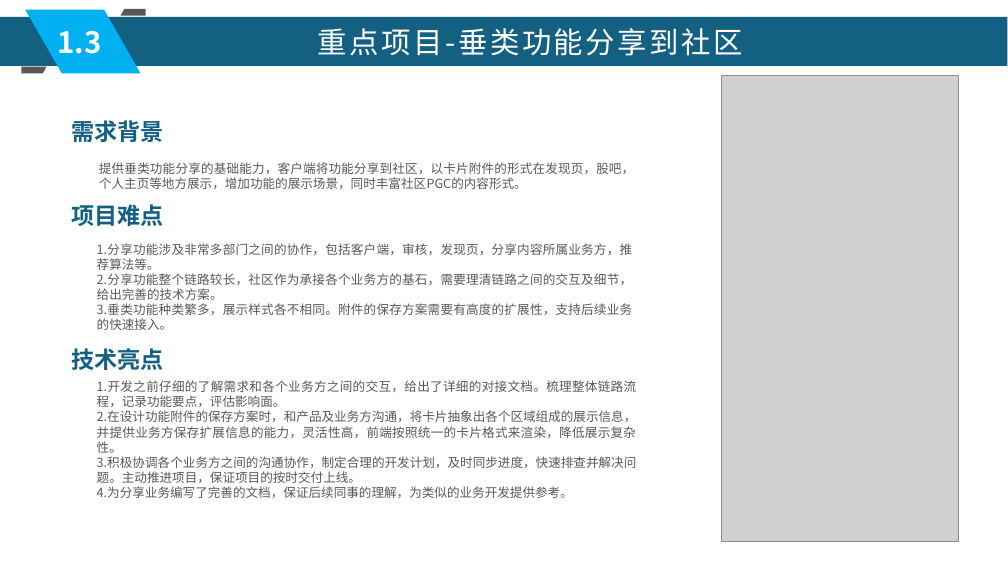
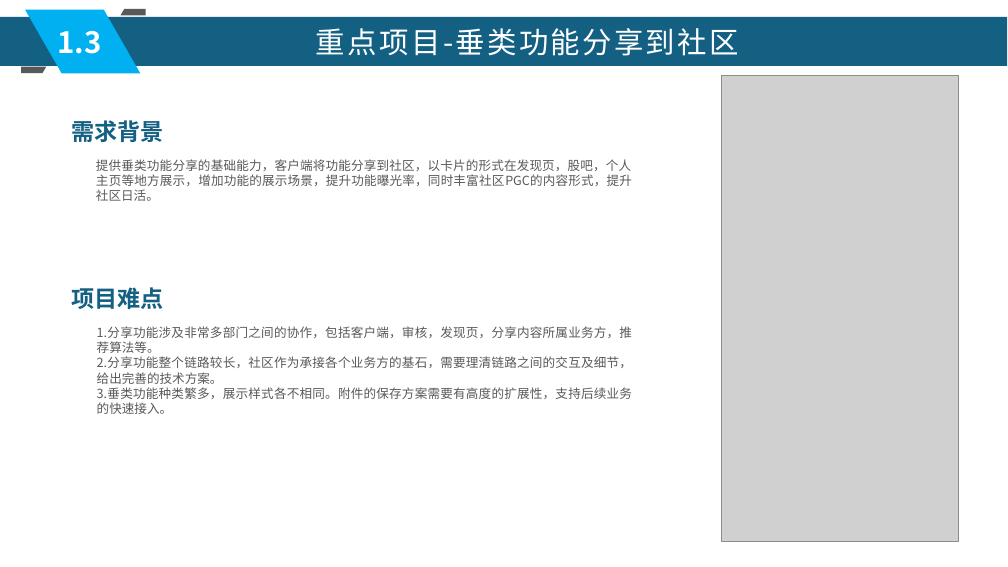
Before and after one commit to xljnc/husky-starter, a slide deck: slide 6 of doc/zzdb.pptx. Drawn at 1008x567 pixels with LibreOffice and Linux fonts; fonts in the diff are those of the drawing; grey boxes stand for pictures. Boxes give left, top, right and bottom in pixels: in the first picture for what was removed or moved away, otherwise in the second. Text is boxed around its words. In the diff, an @@ line names an element or a change of style, - is before the commit and + after.

Commit message:
文档 by qiyu 2022-06-20

```diff
--- a/doc/zzdb.pptx
+++ b/doc/zzdb.pptx
@@ text "重点项目-垂类功能分享到社区" at (x1=316, y1=28, x2=739, y2=56): letter spacing 2.4 to 2.3 pt @@
@@ text at (x1=96, y1=159, x2=632, y2=201): text changed @@
-提供垂类功能分享的基础能力，客户端将功能分享到社区，以卡片附件的形式在发现页，股吧，个人主页等地方展示，增加功能的展示场景，同时丰富社区PGC的内容形式。
+提供垂类功能分享的基础能力，客户端将功能分享到社区，以卡片的形式在发现页，股吧，个人主页等地方展示，增加功能的展示场景，提升功能曝光率，同时丰富社区PGC的内容形式，提升社区日活。
@@ text "项目难点" moved from (x1=71, y1=204, x2=163, y2=226) to (x1=71, y1=287, x2=163, y2=309) @@
@@ text "1.分享功能涉及非常多部门之间的协作，包括客户端，审核，发现页，分享内容所属业务方，推荐算法等。" moved from (x1=97, y1=243, x2=632, y2=330) to (x1=97, y1=326, x2=632, y2=414) @@
@@ text removed at (x1=71, y1=348, x2=163, y2=370) @@
-技术亮点
@@ text removed at (x1=97, y1=380, x2=637, y2=498) @@
-1.开发之前仔细的了解需求和各个业务方之间的交互，给出了详细的对接文档。梳理整体链路流程，记录功能要点，评估影响面。
-2.在设计功能附件的保存方案时，和产品及业务方沟通，将卡片抽象出各个区域组成的展示信息，并提供业务方保存扩展信息的能力，灵活性高，前端按照统一的卡片格式来渲染，降低展示复杂性。
-3.积极协调各个业务方之间的沟通协作，制定合理的开发计划，及时同步进度，快速排查并解决问题。主动推进项目，保证项目的按时交付上线。
-4.为分享业务编写了完善的文档，保证后续同事的理解，为类似的业务开发提供参考。
```
Also in this commit, not shown: 14 other slides changed, 1 slide added.
